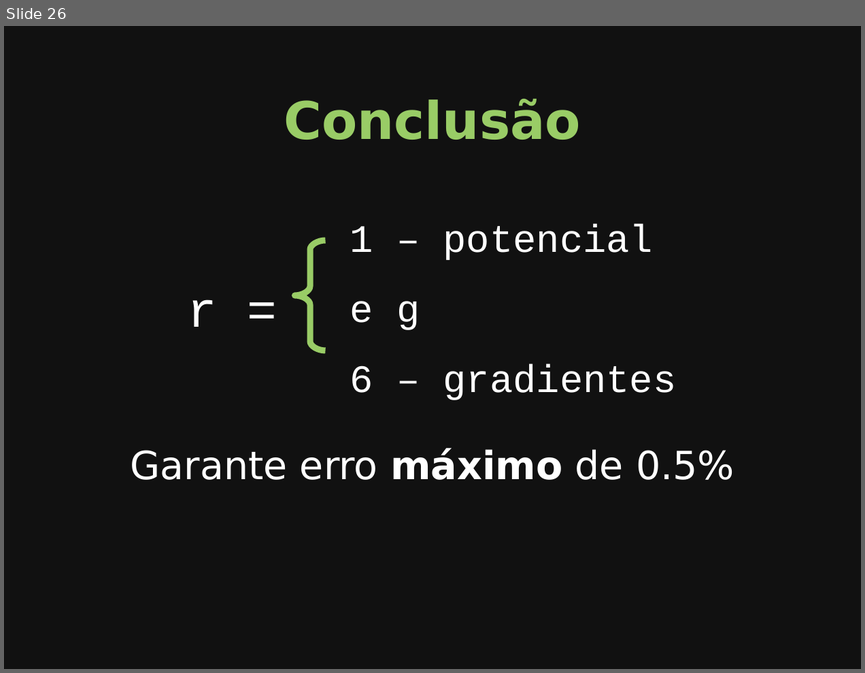
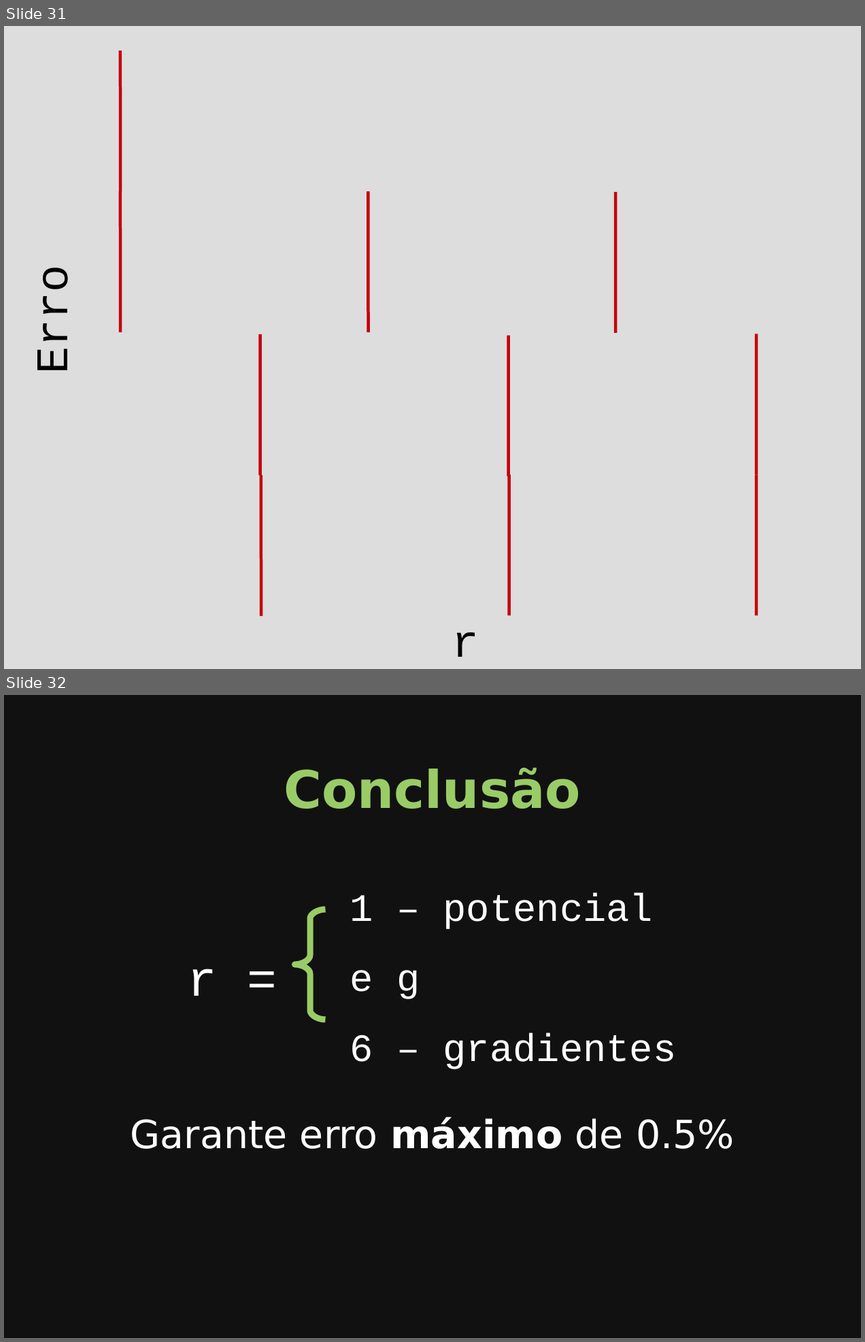
Before and after one commit to leouieda/seminario-on-2014, a slide deck: slides.odp. Shown one above the other, each under a label of ours: slide 26 before the commit, slides 31 and 32 after it. The pictures are 865x673 and 865x1342 pixels, drawn with LibreOffice and Linux fonts; fonts in the diff are those of the drawing; background and template pictures are left out. Boxes give left, top, right and bottom in pixels: in the first picture for what was removed or moved away, otherwise in the second. Text is boxed around its words. In the diff, an @@ line names an element or a change of style, - is before the commit and + after.

```diff
--- a/slides.odp
+++ b/slides.odp
@@ slide 31 added at [4, 26, 861, 669], background picture (left out) @@
@@ line added from (121, 50) to (121, 192), #C5000B 2.83 pt @@
@@ line added from (121, 192) to (121, 332), #C5000B 2.83 pt @@
@@ line added from (368, 192) to (368, 332), #C5000B 2.83 pt @@
@@ line added from (616, 192) to (616, 332), #C5000B 2.83 pt @@
@@ text added at [30, 276, 81, 370], 42 pt, text #000000 @@
+Erro
@@ line added from (260, 334) to (260, 475), #C5000B 2.83 pt @@
@@ line added from (509, 335) to (509, 476), #C5000B 2.83 pt @@
@@ line added from (757, 334) to (757, 475), #C5000B 2.83 pt @@
@@ line added from (261, 475) to (261, 616), #C5000B 2.83 pt @@
@@ line added from (509, 475) to (509, 616), #C5000B 2.83 pt @@
@@ line added from (757, 475) to (757, 616), #C5000B 2.83 pt @@
@@ text added at [452, 632, 479, 656], 42 pt, text #000000 @@
+r
@@ what was slide 26 is now slide 32 @@
```
Also in this commit, not shown: 18 slides changed, 13 other slides added, 4 slides removed, 2 other files.
